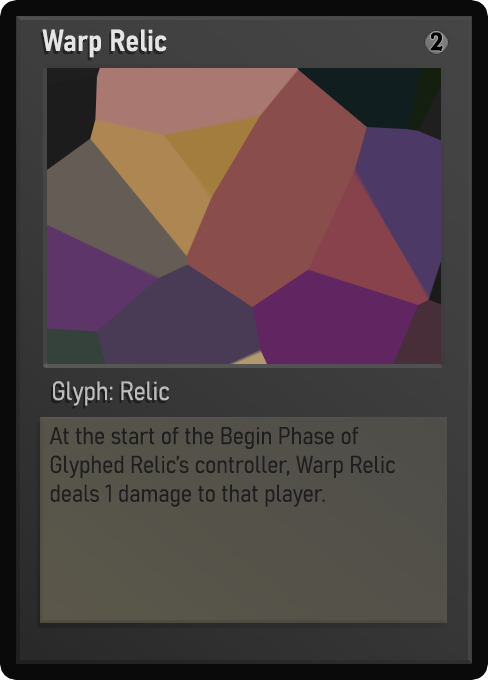
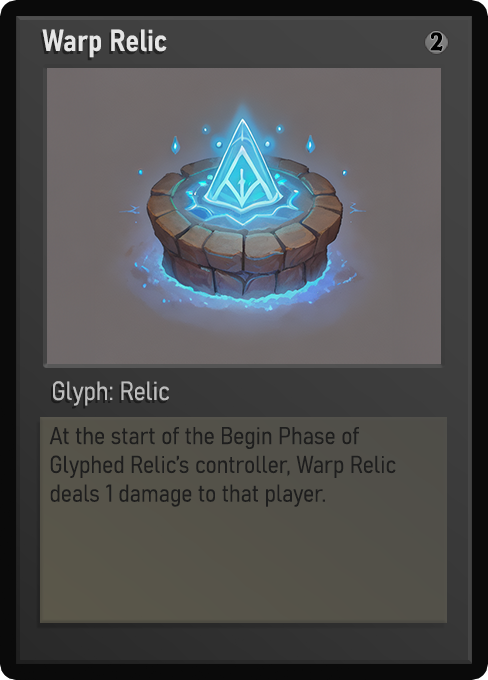
Two versions of the same layered image (488x680). Layer-by-layer changes:
painted on "Name" over 64, 33, 167, 52
painted on "Class" over 53, 383, 169, 406
painted on "Desc_norm" over 50, 427, 396, 507
painted on "Artwork" over 47, 68, 441, 364
